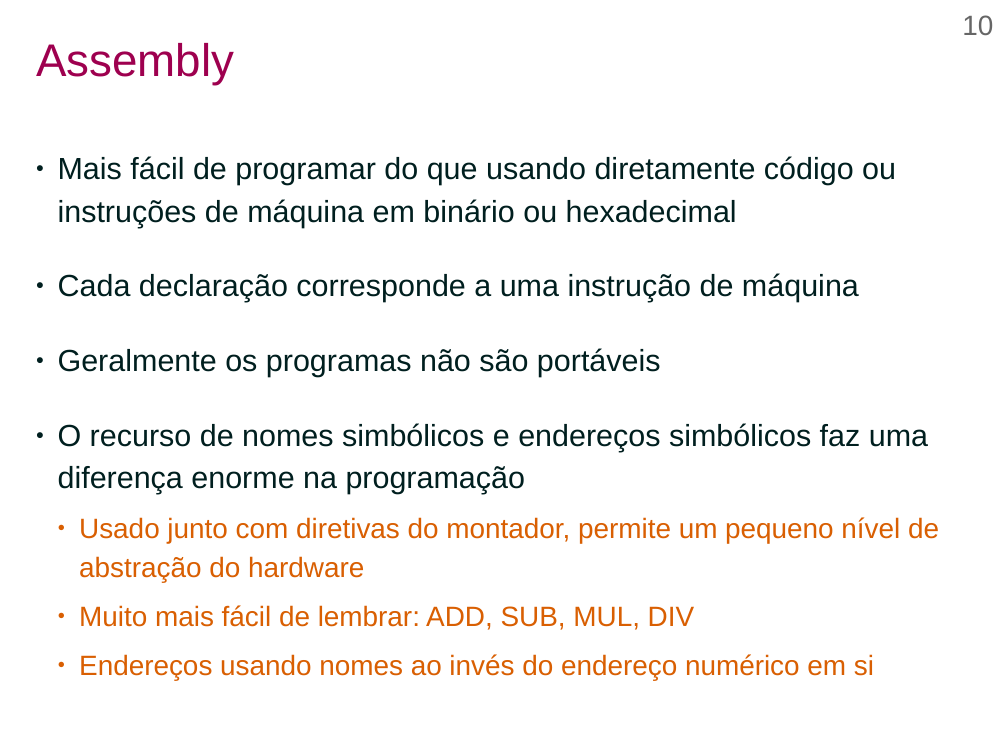
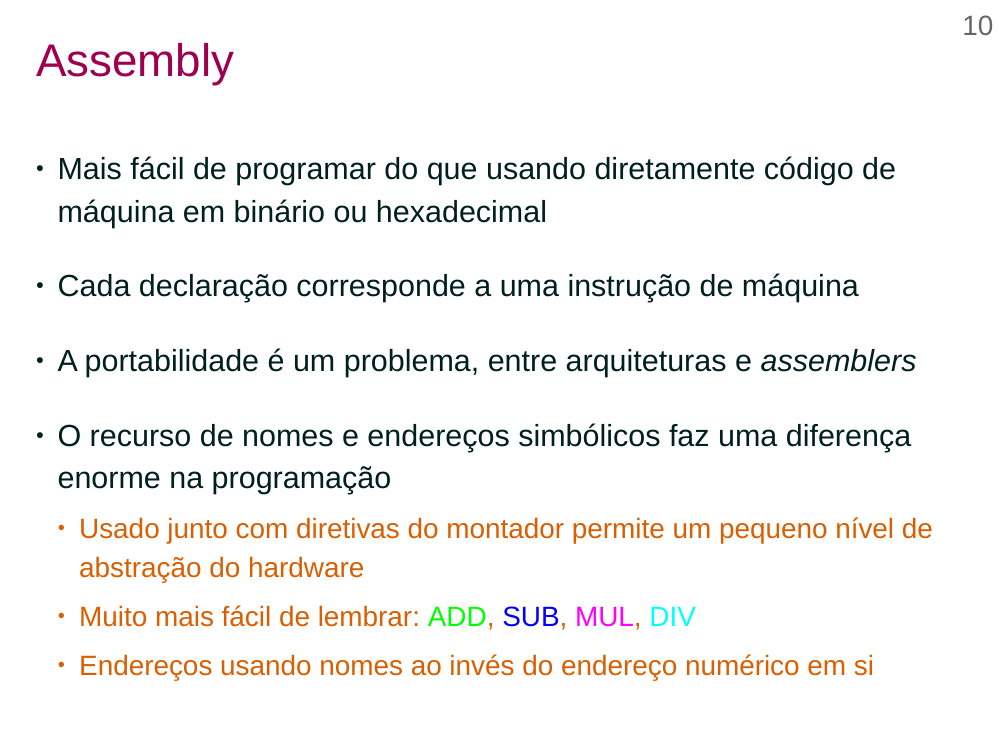
Before and after one commit to efurlanm/teaching, a slide deck: slide 10 of aed/AED-U1S2-Assembly.odp. Drawn at 1008x756 pixels with LibreOffice and Linux fonts; fonts in the diff are those of the drawing; background and template pictures are left out. Boxes give left, top, right and bottom in pixels: in the first picture for what was removed or moved away, otherwise in the second. Text is boxed around its words. In the diff, an @@ line names an element or a change of style, - is before the commit and + after.

```diff
--- a/aed/AED-U1S2-Assembly.odp
+++ b/aed/AED-U1S2-Assembly.odp
@@ text at [58, 156, 896, 227]: text changed @@
-● Mais fácil de programar do que usando diretamente código ou instruções de máquina em binário ou hexadecimal
+● Mais fácil de programar do que usando diretamente código de máquina em binário ou hexadecimal
@@ text at [58, 348, 933, 582]: text changed @@
-● Geralmente os programas não são portáveis
-● O recurso de nomes simbólicos e endereços simbólicos faz uma diferença enorme na programação
-  ● Usado junto com diretivas do montador, permite um pequeno nível de abstração do hardware
+● A portabilidade é um problema, entre arquiteturas e assemblers
+● O recurso de nomes e endereços simbólicos faz uma diferença enorme na programação
+  ● Usado junto com diretivas do montador permite um pequeno nível de abstração do hardware
@@ text at [79, 605, 695, 630]: text colour #D95F02 to #00FF00 in "ADD,"; text colour #D95F02 to #0000FF in "SUB,"; text colour #D95F02 to #FF00FF in "MUL,"; text colour #D95F02 to #00FFFF in "DIV" @@
```
Also in this commit, not shown: 30 other slides changed, 18 other files.
